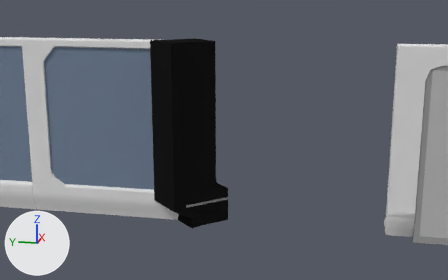
An edit to the Blender file DreamHack 2018 - UnityProject/Assets/Models/Environment/Walls.blend, drawn before and after from the same camera.
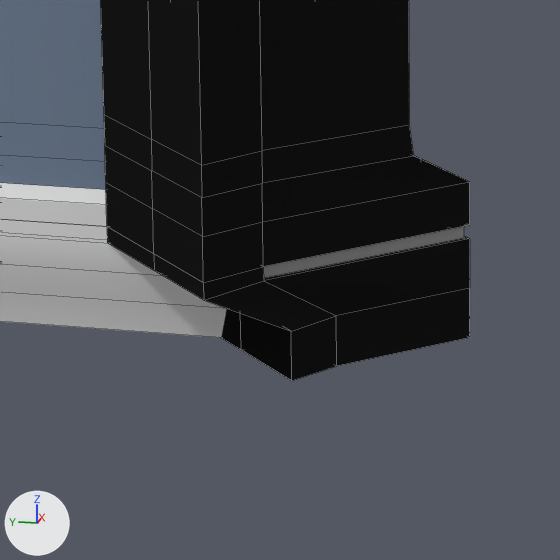
Each version appears first from a 50 mm camera at (-3.76, -1.264, 0.774) aimed at (-0.483, -0.609, -0.045), and next in a close-up on the part from 30% to 55% of the width and 54% to 95% of the height. Every picture has the same lights, and +X, +Y and +Z are marked at lower left. The close-ups show mesh edges as thin lines.

Objects in the first close-up: 'Wall_Concave_0', 'Wall_Straight_1'.
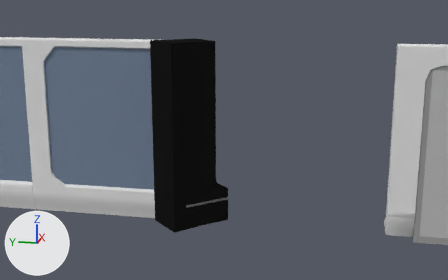
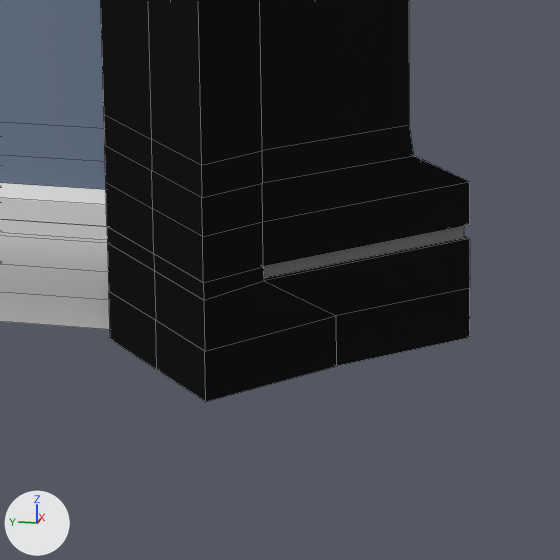
What differs and where, as boxes (x1, y1, x2, y2) in the close-ups (560 x 560 px; the box of a moved part takes in the faces that stretch with it):
'Wall_Concave_0', reshaped: before (100, 0, 470, 381); after (100, 0, 470, 402)
part 1 of me_cube, moved or reshaped: before (205, 281, 336, 381); after (107, 243, 336, 402)

Patch to the scene script:
```diff
--- a/DreamHack 2018 - UnityProject/Assets/Models/Environment/Walls.blend.py
+++ b/DreamHack 2018 - UnityProject/Assets/Models/Environment/Walls.blend.py
@@ me_cube @@
 me_cube.from_pydata(...)  # 76 vertices, 74 faces; spans x -0.758..-0.373, y -0.5..0.504, z -0.764..-0.361
 # used by ob_wall_concave_0; location = (0.0, -1.0, 0.0); rotation_euler = (1.571, 0.0, 0.0), in degrees (90, 0, 0)
 # before: 2 (-0.682, -0.5, -0.529) at pixel (291, 380), 6 (-0.523, -0.5, -0.687), 50 (-0.602, -0.5, -0.608) at pixel (241, 349), 68 (-0.682, -0.442, -0.529) at pixel (291, 331), 69 (-0.523, -0.442, -0.687)
 # before: 75 (-0.602, -0.442, -0.608)
+# me_cube part 1
+for i in [2, 6, 50, 68, 69, 75]: me_cube.vertices[i].co += Vector((-0.077, 0.0, -0.077))
 me_cube.materials.append(mat_unified)
```
